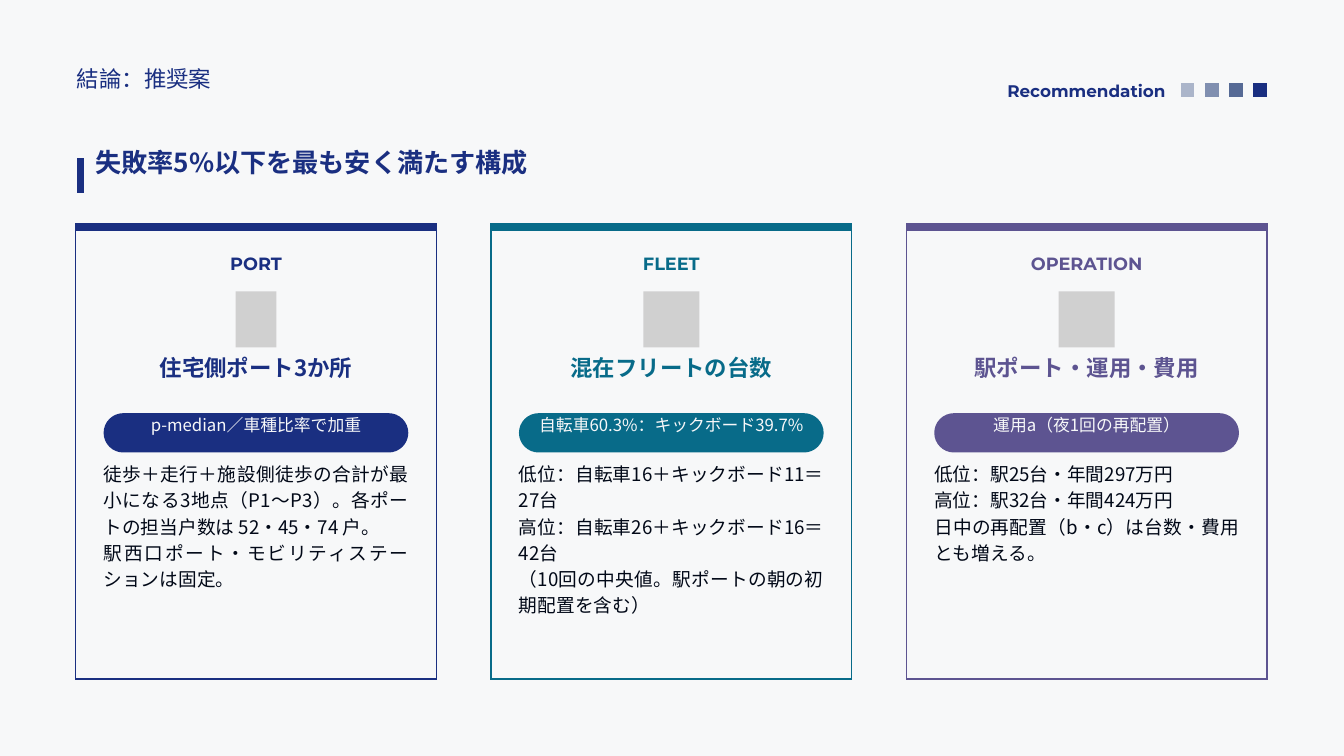
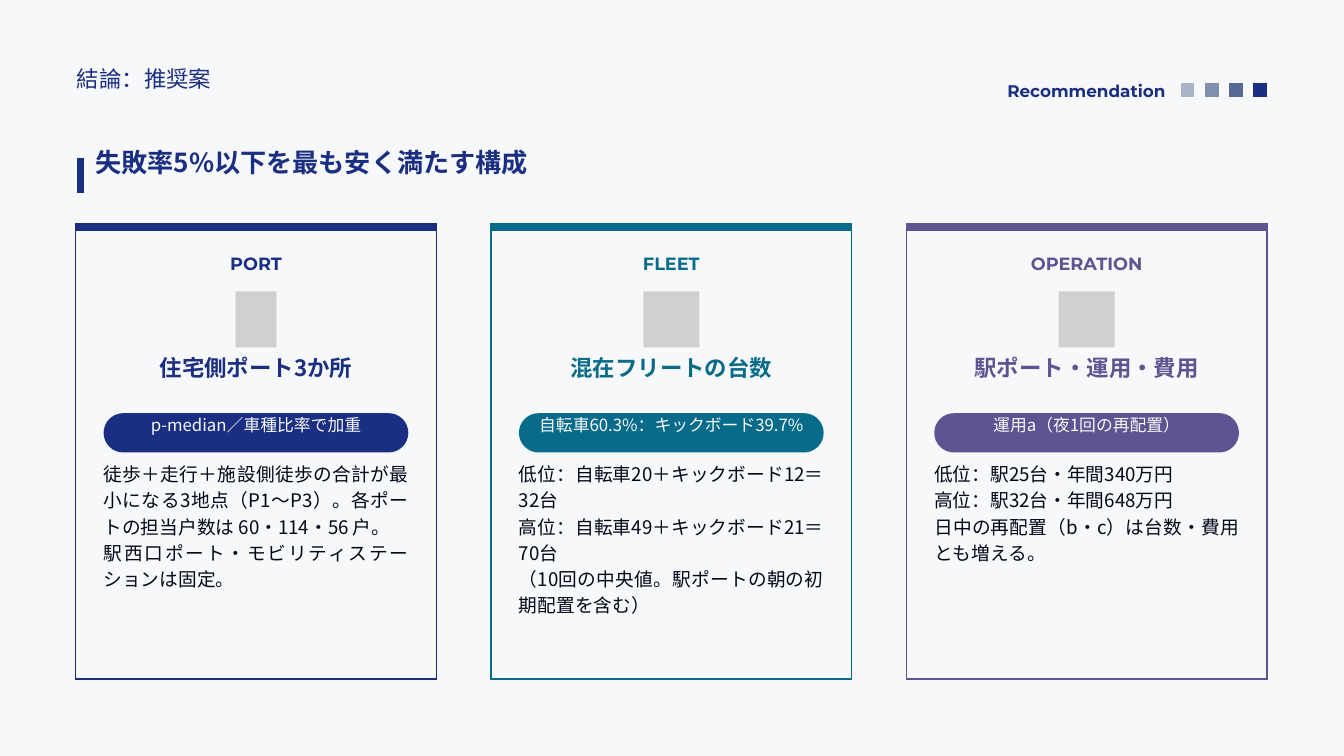
Before and after one commit to saigaeno-cmd/mikuri_sim, a slide deck: slide 2 of data/output/study/報告_モビリティシェア検討.pptx. Drawn at 1344x756 pixels with LibreOffice and Linux fonts; fonts in the diff are those of the drawing; grey boxes stand for pictures. Boxes give left, top, right and bottom in pixels: in the first picture for what was removed or moved away, otherwise in the second. Text is boxed around its words. In the diff, an @@ line names an element or a change of style, - is before the commit and + after.

```diff
--- a/data/output/study/報告_モビリティシェア検討.pptx
+++ b/data/output/study/報告_モビリティシェア検討.pptx
@@ text at <box>104,465,409,536</box>: text changed @@
-徒歩＋走行＋施設側徒歩の合計が最小になる3地点（P1〜P3）。各ポートの担当戸数は 52・45・74 戸。
+徒歩＋走行＋施設側徒歩の合計が最小になる3地点（P1〜P3）。各ポートの担当戸数は 60・114・56 戸。
@@ text at <box>519,465,824,562</box>: text changed @@
-低位：自転車16＋キックボード11＝27台
-高位：自転車26＋キックボード16＝42台
+低位：自転車20＋キックボード12＝32台
+高位：自転車49＋キックボード21＝70台
@@ text at <box>934,465,1173,509</box>: text changed @@
-低位：駅25台・年間297万円
-高位：駅32台・年間424万円
+低位：駅25台・年間340万円
+高位：駅32台・年間648万円
```
Also in this commit, not shown: 22 other slides changed, 1 slide added, 6 other files.
